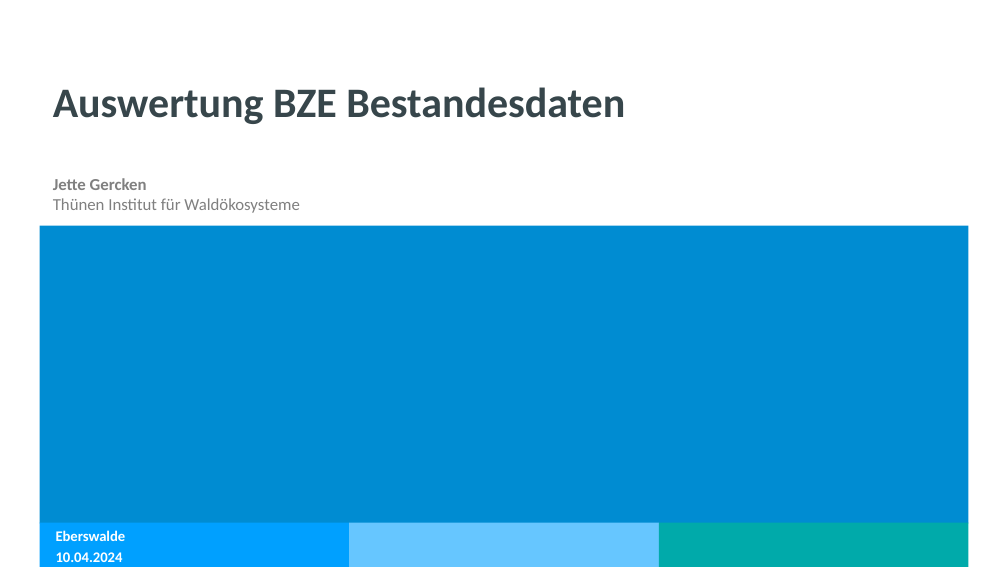
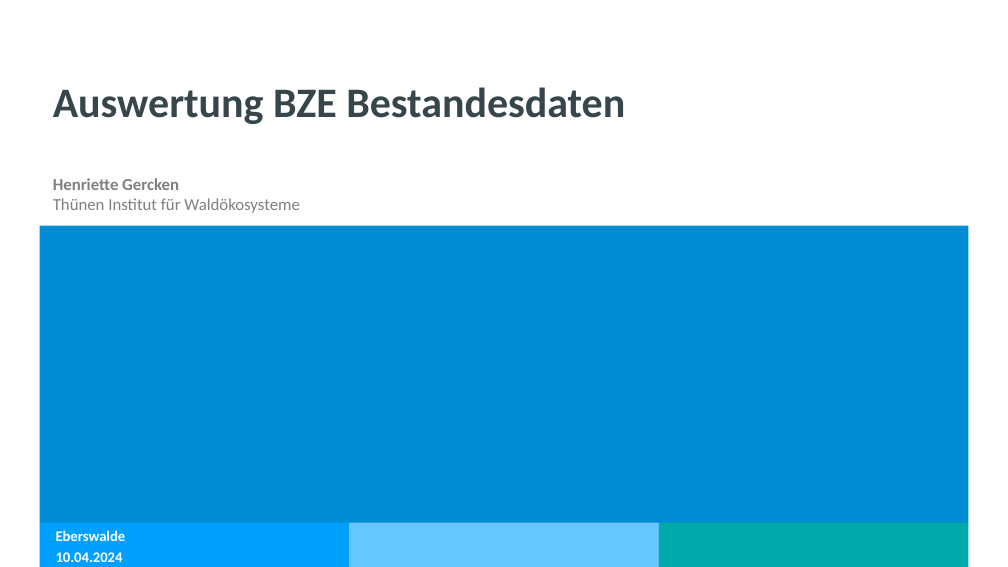
Before and after one commit to JetteGercken/TI_BZE_BE_analysis, a slide deck: slide 1 of info/objectives_bze_be_short.pptx. Drawn at 1008x567 pixels with LibreOffice and Linux fonts; fonts in the diff are those of the drawing; background and template pictures are left out. Boxes give left, top, right and bottom in pixels: in the first picture for what was removed or moved away, otherwise in the second. Text is boxed around its words. In the diff, an @@ line names an element or a change of style, - is before the commit and + after.

```diff
--- a/info/objectives_bze_be_short.pptx
+++ b/info/objectives_bze_be_short.pptx
@@ text at bbox=[53, 178, 179, 190]: text changed @@
-Jette Gercken
+Henriette Gercken
```
Also in this commit, not shown: 28 other slides changed, 1 slide added, 1 other file.
